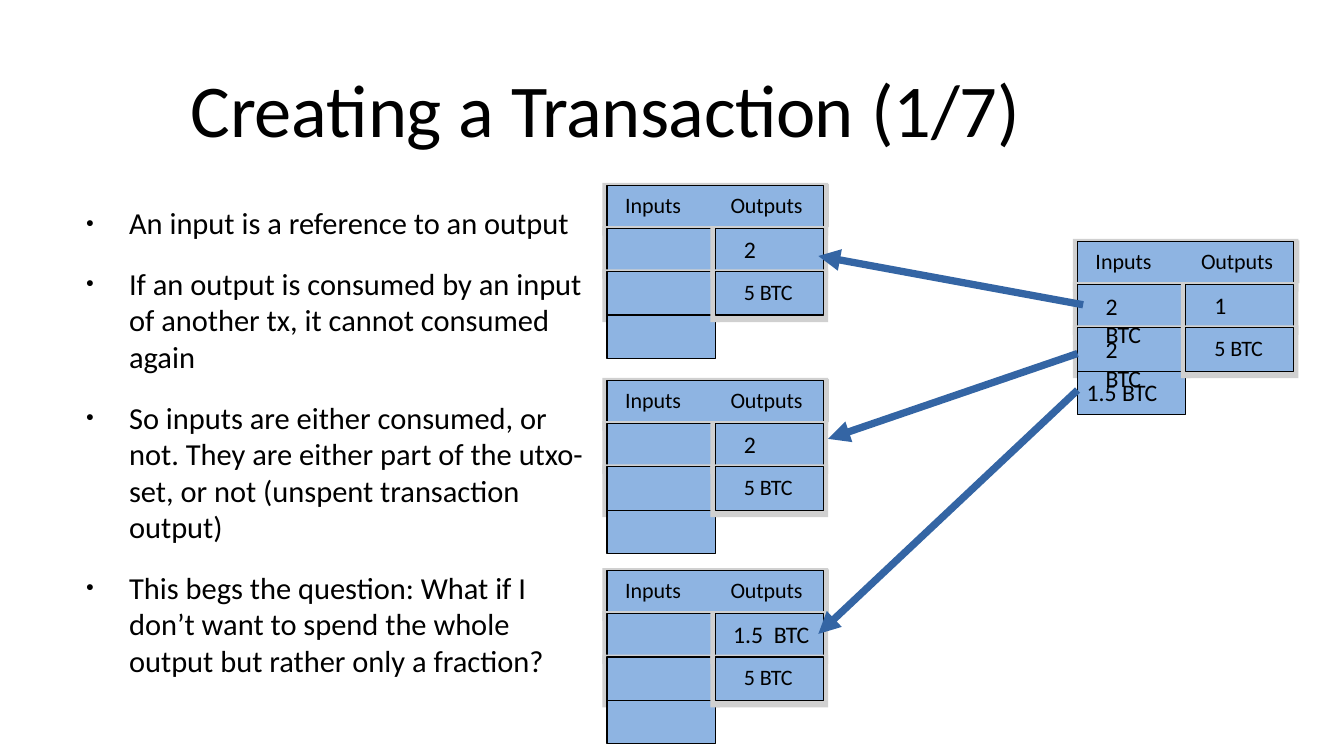
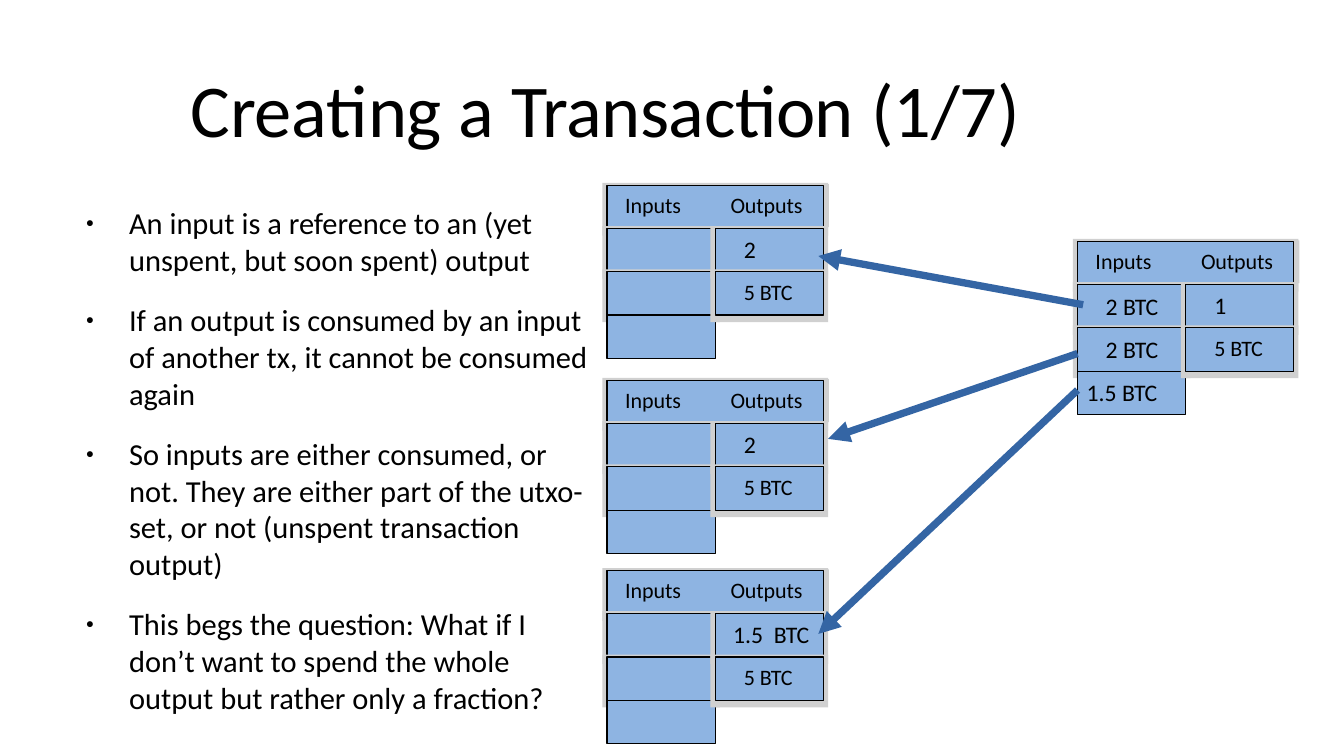
Before and after one commit to cryptoadvance/specter-education, a slide deck: slide 3 of content/bitcoin101/03_bitcoin-theory-outputs-changeaddresses.odp. Drawn at 1344x756 pixels with LibreOffice and Linux fonts; fonts in the diff are those of the drawing; grey boxes stand for pictures. Boxes give left, top, right and bottom in pixels: in the first picture for what was removed or moved away, otherwise in the second. Text is boxed around its words. In the diff, an @@ line names an element or a change of style, - is before the commit and + after.

```diff
--- a/content/bitcoin101/03_bitcoin-theory-outputs-changeaddresses.odp
+++ b/content/bitcoin101/03_bitcoin-theory-outputs-changeaddresses.odp
@@ text at (129, 212, 587, 411): text changed @@
-● An input is a reference to an output
-● If an output is consumed by an input of another tx, it cannot consumed again
+● An input is a reference to an (yet unspent, but soon spent) output
+● If an output is consumed by an input of another tx, it cannot be consumed again
@@ text "2 BTC" rewrapped from (1106, 299, 1141, 350) to (1106, 299, 1158, 315) @@
@@ text "2 BTC" rewrapped from (1106, 338, 1141, 394) to (1106, 342, 1158, 358) @@
```
Also in this commit, not shown: 1 other slide changed, 5 slides added, 2 slides removed, 3 other files.
